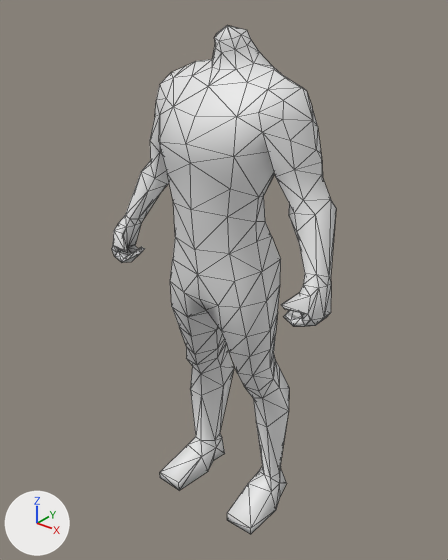
The COLLADA model art/meshes/skeletal/new/m_naked.dae as it was, and as the next commit left it.
Camera for both pictures: a 50 mm camera at (2.66, -3.34, 4.12) aimed at (-0.04, 0.03, 2.03). The lights are fixed; the arrows at lower left show +X, +Y and +Z. Mesh edges are drawn as thin lines. Vertices at the same position are counted once.

Objects in the first picture: 'm_naked'.
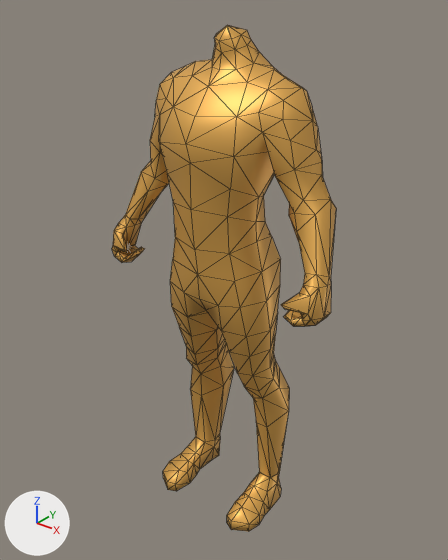
Boxes (x1, y1, x2, y2) around the edits, measured in the pictures (448 x 560 px):
'm_naked', reshaped: before (112, 25, 336, 534); after (112, 25, 336, 531)
part 1 of me_cube_012, built on: before (160, 396, 286, 534); after (163, 396, 281, 531)
part 2 of me_cube_012, recoloured: (112, 25, 336, 475) in both

What the commit changed:
Material 'Skin' (mat_skin) is new.
Its base color is (0.8, 0.433, 0.0937) (orange #e7b056).
Its metallic is 0.5.
me_cube_012 is used by ob_m_naked; location (0.0, 0.0, 0.0).
me_cube_012 had 379 vertices, 748 faces and spanned x -0.96..0.96, y -0.41..0.4, z -0.01..3.85.
me_cube_012 now has 431 vertices, 832 faces and spans x -0.96..0.96, y -0.41..0.4, z 0.0..3.85.
Part 1, on me_cube_012:
34 vertices are removed from x -0.53..0.53, y -0.32..0.36, z -0.01..0.26.
76 faces are deleted.
86 vertices are added at x -0.51..0.51, y -0.38..0.3, z 0.0..0.26.
160 new faces join them.
me_cube_012 part 2: 672 faces spanning x -0.96..0.96, y -0.41..0.4, z 0.24..3.85 switch from no material to mat_skin (orange #e7b056).
